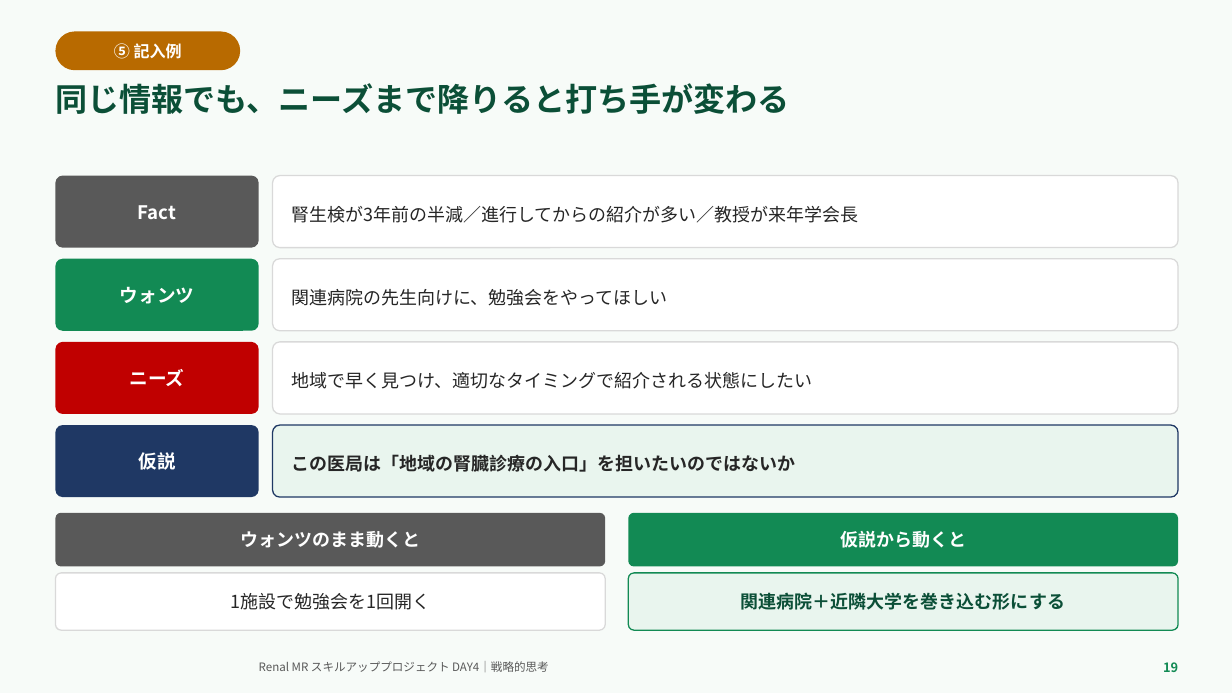
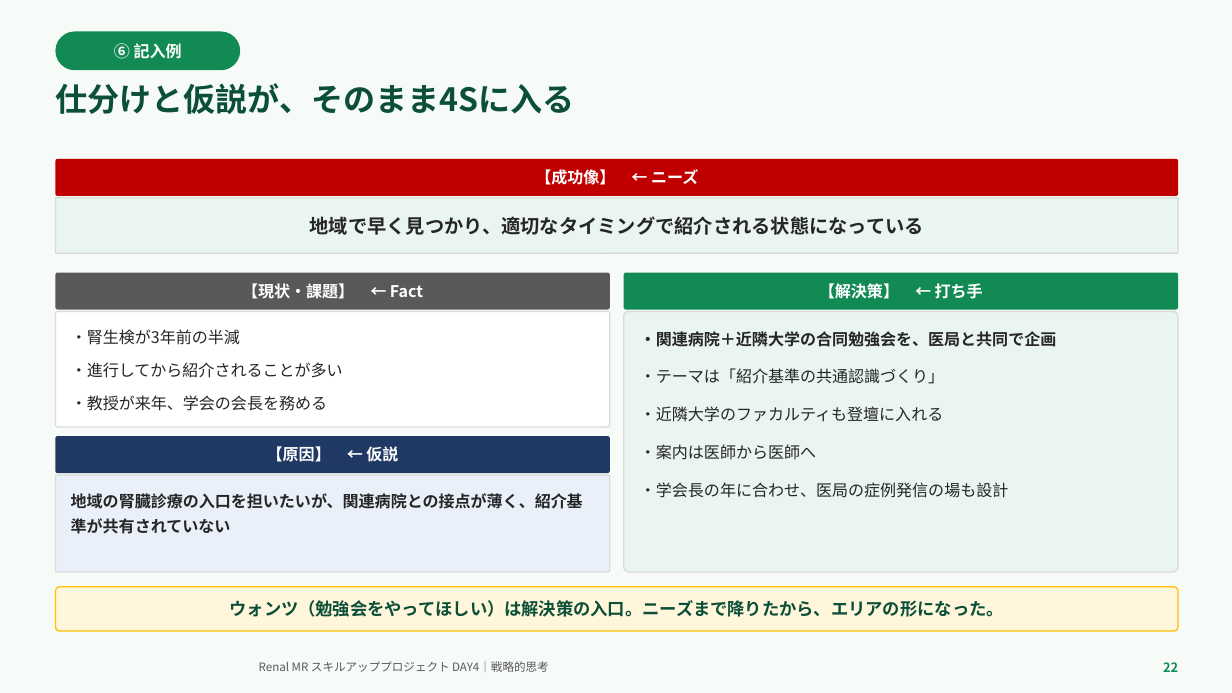
Before and after one commit to TAKUYA-1187/Claude, a slide deck: slide 22 of novartis_training/DAY4_ちょっと分かるだけで世界が変わる.pptx (slide 19 before the commit). Drawn at 1232x693 pixels with LibreOffice and Linux fonts; fonts in the diff are those of the drawing; background and template pictures are left out. Boxes give left, top, right and bottom in pixels: in the first picture for what was removed or moved away, otherwise in the second. Text is boxed around its words. In the diff, an @@ line names an element or a change of style, - is before the commit and + after.

```diff
--- a/novartis_training/DAY4_ちょっと分かるだけで世界が変わる.pptx
+++ b/novartis_training/DAY4_ちょっと分かるだけで世界が変わる.pptx
@@ rounded rectangle "⑥ 記入例" at box(55, 31, 240, 70): fill #B86A00 to #128A54 @@
@@ text in rounded rectangle at box(114, 43, 182, 59): text changed @@
-⑤ 記入例
+⑥ 記入例
@@ text at box(55, 83, 574, 114): text changed @@
-同じ情報でも、ニーズまで降りると打ち手が変わる
+仕分けと仮説が、そのまま4Sに入る
@@ rounded rectangle removed at box(55, 176, 259, 248) @@
-Fact
@@ rounded rectangle added at box(55, 159, 1178, 196), fill #C00000, 12.5 pt, text #FFFFFF, bold @@
+【成功像】 ← ニーズ
@@ rounded rectangle "地域で早く見つかり、適切なタイミングで紹介される状態になっている": place and size @@
-rounded rectangle "地域で早く見つかり、適切なタイミングで紹介される状態になっている" at box(273, 176, 1178, 248)
+rounded rectangle "地域で早く見つかり、適切なタイミングで紹介される状態になっている" at box(55, 198, 1178, 253)
@@ rounded rectangle "地域で早く見つかり、適切なタイミングで紹介される状態になっている" at box(55, 198, 1178, 253): fill #FFFFFF to #E9F5EE; proportions changed @@
@@ text in rounded rectangle at box(310, 216, 924, 235): text changed; size 14 to 15 pt; bold on @@
-腎生検が3年前の半減／進行してからの紹介が多い／教授が来年学会長
+地域で早く見つかり、適切なタイミングで紹介される状態になっている
@@ rounded rectangle "【現状・課題】 ← Fact": place and size @@
-rounded rectangle "【現状・課題】 ← Fact" at box(55, 259, 259, 331)
+rounded rectangle "【現状・課題】 ← Fact" at box(55, 273, 610, 310)
@@ rounded rectangle "【現状・課題】 ← Fact" at box(55, 273, 610, 310): fill #128A54 to #595959; proportions changed @@
@@ text in rounded rectangle at box(242, 283, 423, 299): text changed; size 14.5 to 12.5 pt @@
-ウォンツ
+【現状・課題】 ← Fact
@@ rounded rectangle added at box(624, 273, 1178, 310), fill #128A54, 12.5 pt, text #FFFFFF, bold @@
+【解決策】 ← 打ち手
@@ rounded rectangle "・腎生検が3年前の半減": place and size @@
-rounded rectangle "・腎生検が3年前の半減" at box(273, 259, 1178, 331)
+rounded rectangle "・腎生検が3年前の半減" at box(55, 311, 610, 427)
@@ rounded rectangle "・腎生検が3年前の半減" at box(55, 311, 610, 427): vertical alignment middle to top; proportions changed @@
@@ text in rounded rectangle at box(71, 329, 343, 411): text changed; size 14 to 12.5 pt @@
-関連病院の先生向けに、勉強会をやってほしい
+・腎生検が3年前の半減
+・進行してから紹介されることが多い
+・教授が来年、学会の会長を務める
@@ rounded rectangle "・関連病院＋近隣大学の合同勉強会を、医局と共同で企画": place and size @@
-rounded rectangle "・関連病院＋近隣大学の合同勉強会を、医局と共同で企画" at box(273, 425, 1178, 497)
+rounded rectangle "・関連病院＋近隣大学の合同勉強会を、医局と共同で企画" at box(624, 311, 1178, 572)
@@ rounded rectangle "・関連病院＋近隣大学の合同勉強会を、医局と共同で企画" at box(624, 311, 1178, 572): vertical alignment middle to top; outline #1F3864 1 pt to #D9D9D9 1 pt; proportions changed @@
@@ rounded rectangle removed at box(55, 342, 259, 414) @@
-ニーズ
@@ text in rounded rectangle at box(640, 331, 1056, 498): text changed; size 14 to 12.5 pt; bold off @@
-この医局は「地域の腎臓診療の入口」を担いたいのではないか
+・関連病院＋近隣大学の合同勉強会を、医局と共同で企画
+・テーマは「紹介基準の共通認識づくり」
+・近隣大学のファカルティも登壇に入れる
+・案内は医師から医師へ
+・学会長の年に合わせ、医局の症例発信の場も設計
@@ rounded rectangle "【原因】 ← 仮説": place and size @@
-rounded rectangle "【原因】 ← 仮説" at box(55, 425, 259, 497)
+rounded rectangle "【原因】 ← 仮説" at box(55, 436, 610, 473)
@@ rounded rectangle "【原因】 ← 仮説" at box(55, 436, 610, 473): proportions changed @@
@@ text in rounded rectangle at box(267, 446, 398, 462): text changed; size 14.5 to 12.5 pt @@
-仮説
+【原因】 ← 仮説
@@ rounded rectangle "地域の腎臓診療の入口を担いたいが、関連病院との接点が薄く、紹介基準が共有されていない": place and size @@
-rounded rectangle "地域の腎臓診療の入口を担いたいが、関連病院との接点が薄く、紹介基準が共有されていない" at box(273, 342, 1178, 414)
+rounded rectangle "地域の腎臓診療の入口を担いたいが、関連病院との接点が薄く、紹介基準が共有されていない" at box(55, 475, 610, 572)
@@ rounded rectangle "地域の腎臓診療の入口を担いたいが、関連病院との接点が薄く、紹介基準が共有されていない" at box(55, 475, 610, 572): vertical alignment middle to top; fill #FFFFFF to #EAF0F9; proportions changed @@
@@ text in rounded rectangle at box(71, 493, 583, 534): text changed; size 14 to 12.5 pt; bold on @@
-地域で早く見つけ、適切なタイミングで紹介される状態にしたい
+地域の腎臓診療の入口を担いたいが、関連病院との接点が薄く、紹介基準が共有されていない
@@ rounded rectangle removed at box(628, 513, 1178, 567) @@
-仮説から動くと
@@ rounded rectangle "ウォンツ（勉強会をやってほしい）は解決策の入口。ニーズまで降りたから、エリアの形になった。": place and size @@
-rounded rectangle "ウォンツ（勉強会をやってほしい）は解決策の入口。ニーズまで降りたから、エリアの形になった。" at box(55, 513, 605, 567)
+rounded rectangle "ウォンツ（勉強会をやってほしい）は解決策の入口。ニーズまで降りたから、エリアの形になった。" at box(55, 587, 1178, 631)
@@ rounded rectangle "ウォンツ（勉強会をやってほしい）は解決策の入口。ニーズまで降りたから、エリアの形になった。" at box(55, 587, 1178, 631): fill #595959 to #FFF6DC; outline none to #FFC000 1 pt @@
@@ rounded rectangle removed at box(55, 573, 605, 630) @@
-1施設で勉強会を1回開く
@@ rounded rectangle removed at box(628, 573, 1178, 630) @@
-関連病院＋近隣大学を巻き込む形にする
@@ text in rounded rectangle at box(230, 600, 1004, 617): text changed; size 14 to 13.5 pt; text colour #FFFFFF to #0B4F37 @@
-ウォンツのまま動くと
+ウォンツ（勉強会をやってほしい）は解決策の入口。ニーズまで降りたから、エリアの形になった。
@@ text at box(1163, 662, 1178, 672): text changed @@
-19
+22
```
Also in this commit, not shown: 15 other slides changed, 6 slides added, 4 slides removed, 2 other files.
